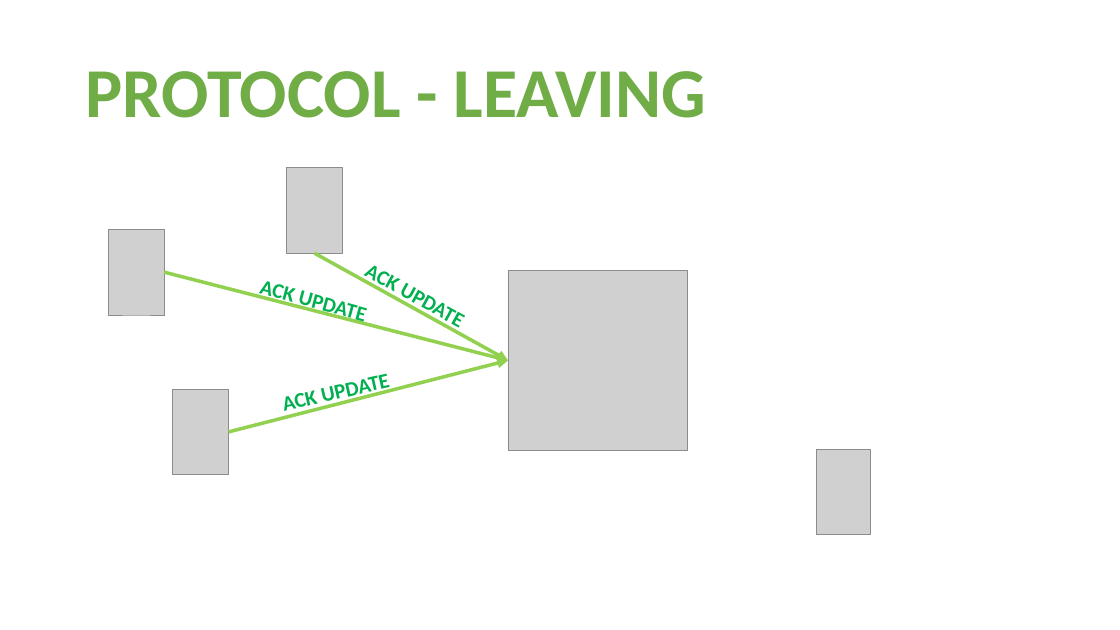
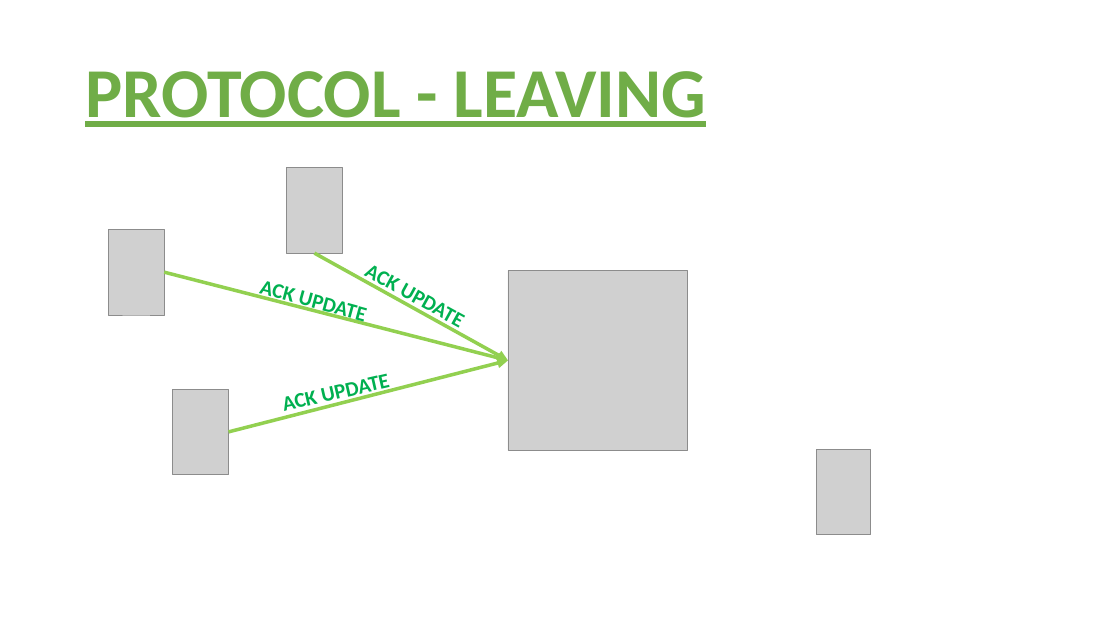
Before and after one commit to stajfar/distributed-systems-brusamento-ceruti-donetti, a slide deck: slide 16 of SecureGroup/documentation/SECURE GROUP COMMUNICATION.pptx. Drawn at 1120x630 pixels with LibreOffice and Linux fonts; fonts in the diff are those of the drawing; grey boxes stand for pictures. Boxes give left, top, right and bottom in pixels: in the first picture for what was removed or moved away, otherwise in the second. Text is boxed around its words. In the diff, an @@ line names an element or a change of style, - is before the commit and + after.

```diff
--- a/SecureGroup/documentation/SECURE GROUP COMMUNICATION.pptx
+++ b/SecureGroup/documentation/SECURE GROUP COMMUNICATION.pptx
@@ title "PROTOCOL - LEAVING" at (x1=85, y1=71, x2=706, y2=127): underline on @@
```
Also in this commit, not shown: 13 other slides changed, 5 slides added, 1 slide removed, 1 other file.
